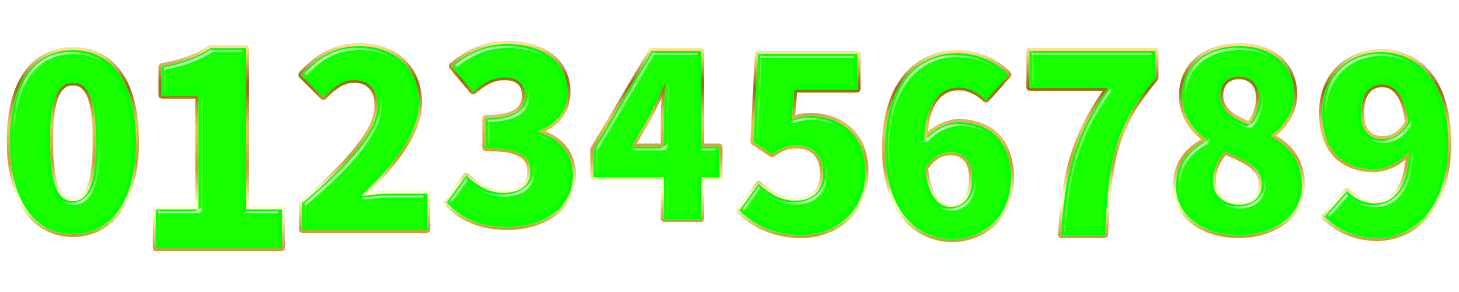
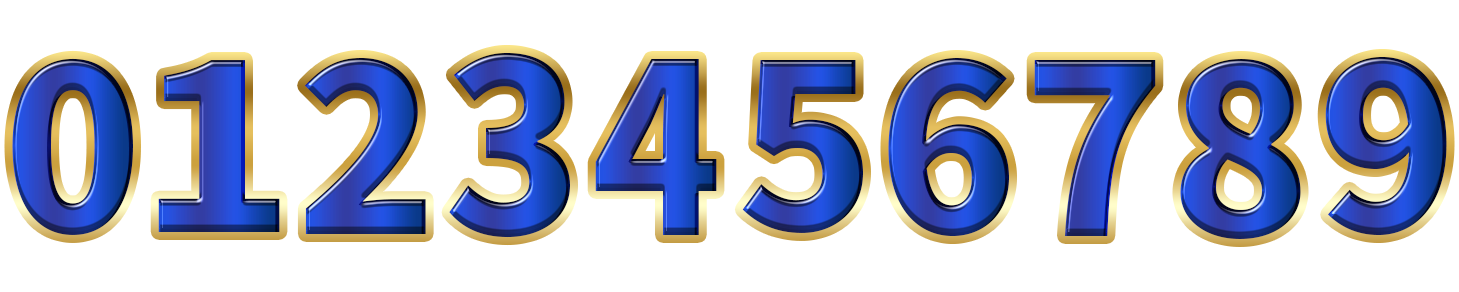
Layered file, before and after one edit (1459×292). Changes by layer:
added group "ex+" with 10 layers above "ex" over <box>12,52,1447,239</box>
added layer "8" (1st of 2, in "ex+") in group "ex+" over <box>1180,59,1301,239</box>
added layer "7" (1st of 2, in "ex+") in group "ex+" over <box>1034,60,1156,236</box>
added layer "9" (1st of 2, in "ex+") in group "ex+" over <box>1325,57,1447,236</box>
added layer "3" (1st of 2, in "ex+") in group "ex+" over <box>449,52,570,238</box>
added layer "2" (1st of 2, in "ex+") in group "ex+" over <box>305,58,426,234</box>
added layer "1" (1st of 2, in "ex+") in group "ex+" over <box>158,60,280,232</box>
added layer "4" (1st of 2, in "ex+") in group "ex+" over <box>595,59,717,235</box>
added layer "5" (1st of 2, in "ex+") in group "ex+" over <box>742,60,863,233</box>
added layer "6" (1st of 2, in "ex+") in group "ex+" over <box>888,58,1009,237</box>
added layer "0" (1st of 2, in "ex+") in group "ex+" over <box>12,58,133,235</box>
moved "9" (2nd of 2, in "ex") into group "ex" over <box>1322,51,1449,238</box>
moved "8" (2nd of 2, in "ex") into group "ex" over <box>1175,45,1302,235</box>
moved "7" (2nd of 2, in "ex") into group "ex" over <box>1029,50,1156,235</box>
moved "6" (2nd of 2, in "ex") into group "ex" over <box>885,53,1011,240</box>
moved "5" (2nd of 2, in "ex") into group "ex" over <box>739,54,866,236</box>
moved "4" (2nd of 2, in "ex") into group "ex" over <box>593,51,720,219</box>
moved "3" (2nd of 2, in "ex") into group "ex" over <box>446,43,573,227</box>
moved "2" (2nd of 2, in "ex") into group "ex" over <box>301,46,428,230</box>
moved "1" (2nd of 2, in "ex") into group "ex" over <box>155,48,282,249</box>
moved "0" (2nd of 2, in "ex") into group "ex" over <box>9,50,136,234</box>
